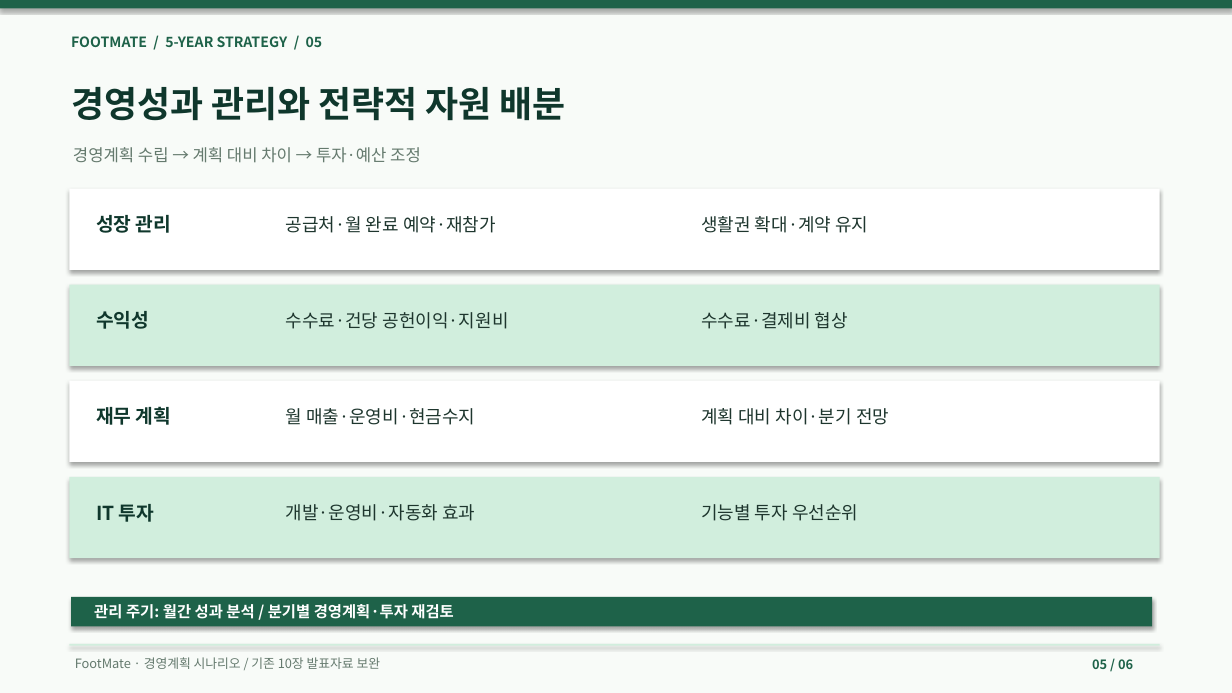
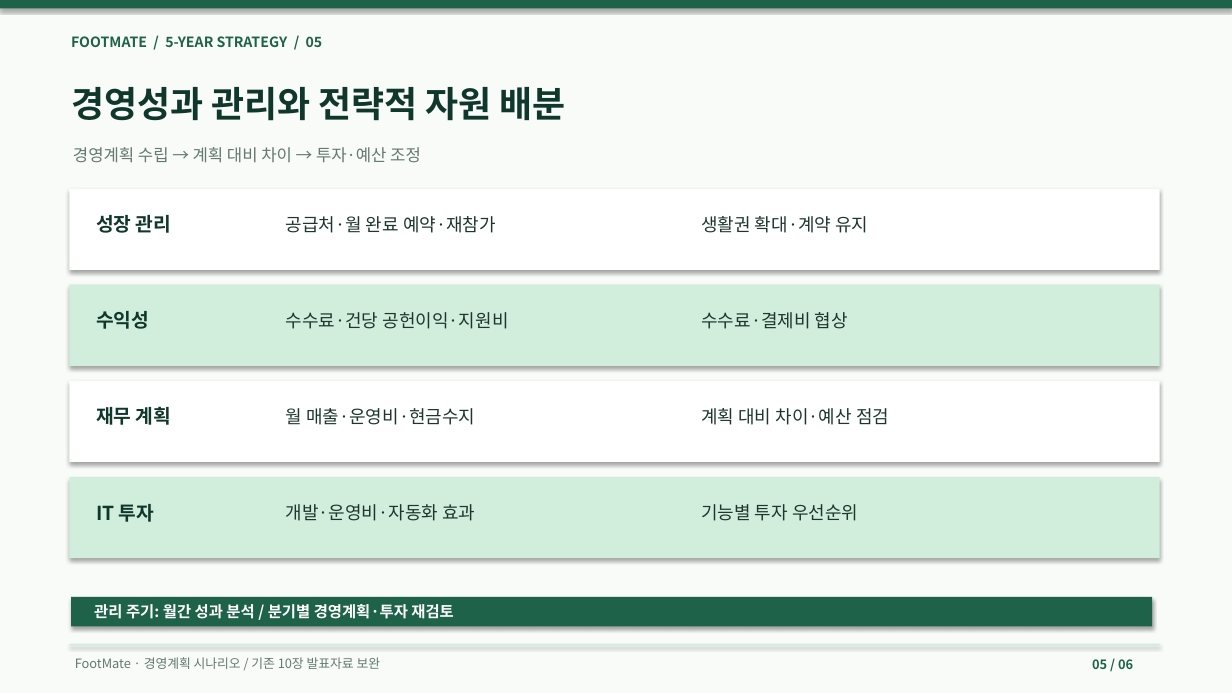
Before and after one commit to dohyunkimmm/footmate, a slide deck: slide 5 of src/case-study/downloads/footmate_5year_strategy.pptx. Drawn at 1232x693 pixels with LibreOffice and Linux fonts; fonts in the diff are those of the drawing. Boxes give left, top, right and bottom in pixels: in the first picture for what was removed or moved away, otherwise in the second. Text is boxed around its words. In the diff, an @@ line names an element or a change of style, - is before the commit and + after.

```diff
--- a/src/case-study/downloads/footmate_5year_strategy.pptx
+++ b/src/case-study/downloads/footmate_5year_strategy.pptx
@@ text at <box>701,408,889,425</box>: text changed @@
-계획 대비 차이·분기 전망
+계획 대비 차이·예산 점검
```
Also in this commit, not shown: 3 other files.
